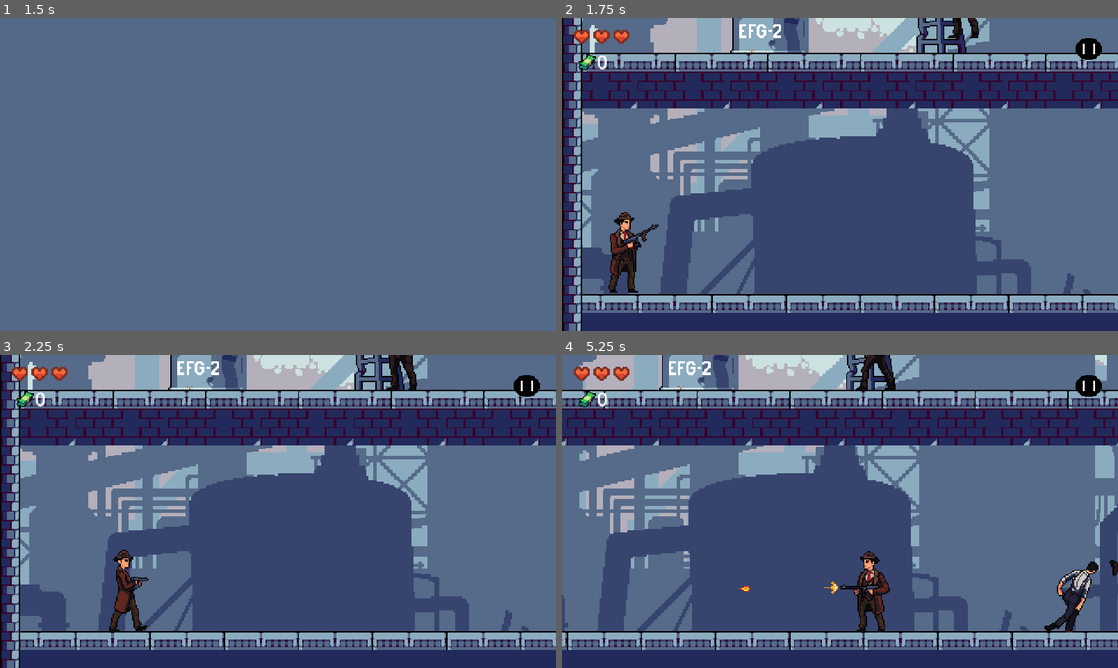
Above: before the commit, frames 1-4 (two rows, left to right).
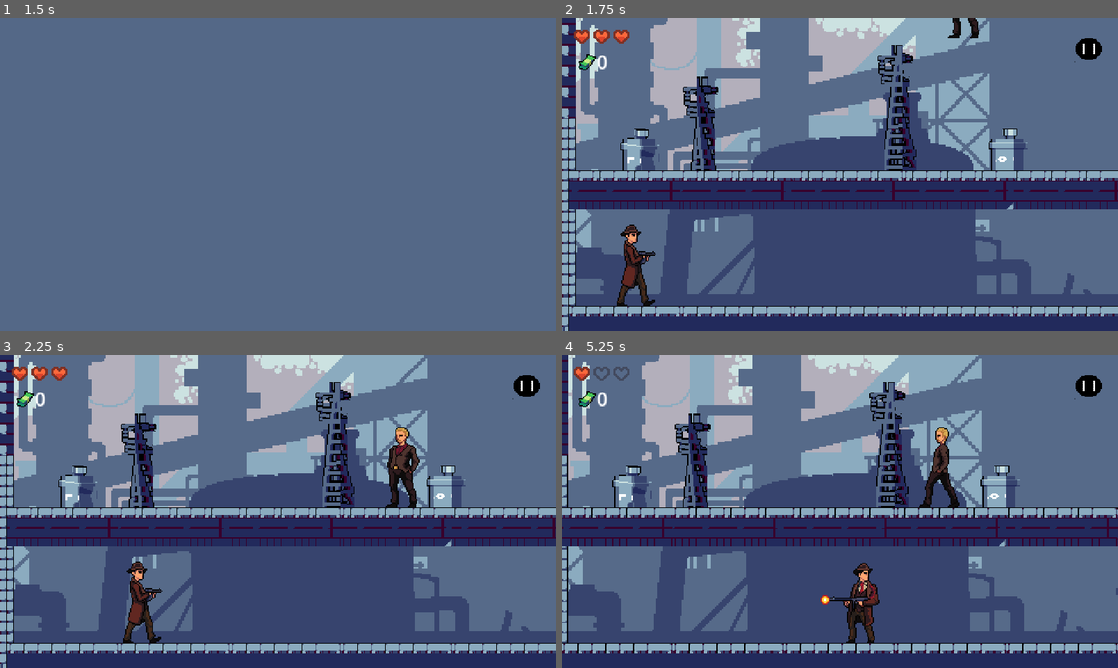
Above: after the commit, the same moments.

Repository: joacko23/GangstasLife
Game: Godot game, scene res://ui/main_menu_screen.tscn
Two runs of this game, one before a commit and one after it. Both use one fixed random seed, a clock stepped at 60 frames per second and the inputs below.
Inputs:
- Up to frame 1 (1.5 s): click "PLAY" at 0.5 s; tap Enter at 1.25 s; hold D (move_right) from 1.28 s (still down); tap L (shoot) at 1.35 s
- Up to frame 2 (1.75 s): keep holding D (move_right); tap Space (jump) at 1.52 s
- Up to frame 3 (2.25 s): keep holding D (move_right); tap Shift (run) at 2.1 s
- Up to frame 4 (5.25 s): tap Space (jump) at 2.27, 3.77, 4.52 s; tap L (shoot) at 2.3, 2.85, 3.6, 4.55, 5.1 s; release D (move_right) at 2.78 s; hold A (move_left) 2.78-3.53 s; hold D (move_right) 3.53-5.03 s; hold Shift (run) 4.28-5.03 s; hold A (move_left) from 5.03 s (still down)

Frame 1 is identical in both runs. In frame 2, 42% of the frame differs, in the area x 0-100%, y 0-100%; in frame 3, 43%; in frame 4, 63%, in the area x 0-100%, y 0-96%.

Commit message:
maquina de estados en enemigo con disparo

Diff:
--- a/audio/audio_controller.gd
+++ b/audio/audio_controller.gd
@@ -37,6 +37,7 @@
 
 func play_death():
 	if not mute:
+		stop_walk()
 		$Death.play()
 
 
--- a/enemies/gangsta1/enemy_gangsta1.gd
+++ b/enemies/gangsta1/enemy_gangsta1.gd
@@ -10,11 +10,10 @@
 
 @onready var animated_sprite_2d = $AnimatedSprite2D
 @onready var timer = $Timer
+@onready var state_machine = $StateMachine
 
 var gravity = ProjectSettings.get_setting("physics/2d/default_gravity")
 
-enum State { Idle, Walk }
-var current_state : State
 var direction : Vector2 = Vector2.LEFT
 var number_of_points : int
 var point_positions : Array[Vector2]
@@ -35,61 +34,18 @@
 		print("No patrol points")
 
 	timer.wait_time = wait_time
-	current_state = State.Idle
 
 func _physics_process(delta : float):
 	enemy_gravity(delta)
-	enemy_idle(delta)
-	enemy_walk(delta)
-
 	move_and_slide()
 
-	enemy_animations()
 
 func enemy_gravity(delta : float):
 	velocity.y += gravity * delta
 
-func enemy_idle(delta : float):
-	if !can_walk:
-		velocity.x = move_toward(velocity.x, 0, speed)
-		current_state = State.Idle
-
-func enemy_walk(delta : float):
-	if !can_walk:
-		return
-
-	if abs(position.x - current_point.x) > 0.5:
-		velocity.x = direction.x * speed * delta
-		current_state = State.Walk
-	else:
-		current_point_position += 1
-
-		if current_point_position >= number_of_points:
-			current_point_position = 0
-
-		current_point = point_positions[current_point_position]
-
-		if current_point.x > position.x:
-			direction = Vector2.RIGHT
-		else :
-			direction = Vector2.LEFT
-
-		animated_sprite_2d.flip_h = - direction.x > 0
-		can_walk = false
-		timer.start()
-
 
 func get_damage_amount() -> int:
 	return demage_amount
-
-
-
-func enemy_animations():
-	# Cambia la animación según el estado actual
-	if current_state == State.Idle && !can_walk:
-		animated_sprite_2d.play("idle")
-	elif current_state == State.Walk && can_walk:
-		animated_sprite_2d.play("walk")
 
 
 func _on_timer_timeout():
@@ -104,23 +60,33 @@
 		print("Health amount: ", health_amount)
 
 		if health_amount <= 0:
-			 # Instanciar el efecto de muerte
-			var enemy_death_effect_instance = enemy_death_effect.instantiate() as Node2D
+			enemy_die()
+		else:
+			state_machine.transition_to("hurt")
 
-			 # Usar la posición global del enemigo justo antes de eliminarlo
-			enemy_death_effect_instance.global_position = global_position
+func enemy_die():
+	 # Instanciar el efecto de muerte
+	var enemy_death_effect_instance = enemy_death_effect.instantiate() as Node2D
 
-			# Ajustar la posición en el eje Y para que coincida con el AnimatedSprite2D
-			enemy_death_effect_instance.position.y = animated_sprite_2d.global_position.y
+	# Usar la posición global del enemigo justo antes de eliminarlo
+	enemy_death_effect_instance.global_position = global_position
 
-			# Hacer que el efecto de muerte se vea en la misma dirección que el enemigo
-			if animated_sprite_2d.flip_h:
-				enemy_death_effect_instance.scale.x = -abs(enemy_death_effect_instance.scale.x)  # Girar el efecto a la izquierda
-			else:
-				enemy_death_effect_instance.scale.x = abs(enemy_death_effect_instance.scale.x)   # Girar el efecto a la derecha
+	# Ajustar la posición en el eje Y para que coincida con el AnimatedSprite2D
+	enemy_death_effect_instance.position.y = animated_sprite_2d.global_position.y
 
-			# Añadir el efecto de muerte al mismo padre del enemigo
-			get_parent().add_child(enemy_death_effect_instance)
+	# Hacer que el efecto de muerte se vea en la misma dirección que el enemigo
+	if animated_sprite_2d.flip_h:
+		enemy_death_effect_instance.scale.x = -abs(enemy_death_effect_instance.scale.x)  # Girar el efecto a la izquierda
+	else:
+		enemy_death_effect_instance.scale.x = abs(enemy_death_effect_instance.scale.x)   # Girar el efecto a la derecha
 
-			# Eliminar al enemigo
-			queue_free()
+	# Añadir el efecto de muerte al mismo padre del enemigo
+	get_parent().add_child(enemy_death_effect_instance)
+
+	# Eliminar al enemigo
+	queue_free()
+
+
+func _on_shoot_range_body_entered(body):
+	if body.is_in_group("Player"):
+		$StateMachine.transition_to("shoot")
--- a/enemies/gangsta1/enemy_gangsta1.tscn
+++ b/enemies/gangsta1/enemy_gangsta1.tscn
@@ -1,8 +1,31 @@
-[gd_scene load_steps=31 format=3 uid="uid://crruqy5ve7qd1"]
+[gd_scene load_steps=55 format=3 uid="uid://crruqy5ve7qd1"]
 
 [ext_resource type="Script" path="res://enemies/gangsta1/enemy_gangsta1.gd" id="1_b1b1x"]
 [ext_resource type="Texture2D" uid="uid://bupyq5j1ykgf2" path="res://enemies/gangsta1/Idle_2.png" id="1_y25fh"]
+[ext_resource type="Texture2D" uid="uid://dvovfdmnwbad3" path="res://enemies/gangsta1/Hurt.png" id="2_cmuep"]
 [ext_resource type="Texture2D" uid="uid://b17khg5np5koj" path="res://enemies/gangsta1/Walk.png" id="2_p8afu"]
+[ext_resource type="Texture2D" uid="uid://pmsjm4p8uka" path="res://enemies/gangsta1/Shot.png" id="3_u5n0y"]
+[ext_resource type="Script" path="res://scripts/state_machine/node_fiinite_state_machine.gd" id="5_i4cx0"]
+[ext_resource type="Script" path="res://enemies/gangsta1/enemy_states/idle_state.gd" id="6_dbwff"]
+[ext_resource type="Script" path="res://enemies/gangsta1/enemy_states/walk_state.gd" id="7_bt3by"]
+[ext_resource type="Script" path="res://enemies/gangsta1/enemy_states/hurt_state.gd" id="9_4g7sh"]
+[ext_resource type="Script" path="res://enemies/gangsta1/enemy_states/shoot_state.gd" id="10_vh31b"]
+
+[sub_resource type="AtlasTexture" id="AtlasTexture_3gmny"]
+atlas = ExtResource("2_cmuep")
+region = Rect2(0, 0, 128, 128)
+
+[sub_resource type="AtlasTexture" id="AtlasTexture_nsu44"]
+atlas = ExtResource("2_cmuep")
+region = Rect2(128, 0, 128, 128)
+
+[sub_resource type="AtlasTexture" id="AtlasTexture_mmjre"]
+atlas = ExtResource("2_cmuep")
+region = Rect2(256, 0, 128, 128)
+
+[sub_resource type="AtlasTexture" id="AtlasTexture_3j1ct"]
+atlas = ExtResource("2_cmuep")
+region = Rect2(384, 0, 128, 128)
 
 [sub_resource type="AtlasTexture" id="AtlasTexture_ubdyp"]
 atlas = ExtResource("1_y25fh")
@@ -59,6 +82,54 @@
 [sub_resource type="AtlasTexture" id="AtlasTexture_dhkft"]
 atlas = ExtResource("1_y25fh")
 region = Rect2(1664, 0, 128, 128)
+
+[sub_resource type="AtlasTexture" id="AtlasTexture_jiqdu"]
+atlas = ExtResource("3_u5n0y")
+region = Rect2(0, 0, 128, 128)
+
+[sub_resource type="AtlasTexture" id="AtlasTexture_5csj5"]
+atlas = ExtResource("3_u5n0y")
+region = Rect2(128, 0, 128, 128)
+
+[sub_resource type="AtlasTexture" id="AtlasTexture_inthx"]
+atlas = ExtResource("3_u5n0y")
+region = Rect2(256, 0, 128, 128)
+
+[sub_resource type="AtlasTexture" id="AtlasTexture_kduaf"]
+atlas = ExtResource("3_u5n0y")
+region = Rect2(384, 0, 128, 128)
+
+[sub_resource type="AtlasTexture" id="AtlasTexture_k32g2"]
+atlas = ExtResource("3_u5n0y")
+region = Rect2(512, 0, 128, 128)
+
+[sub_resource type="AtlasTexture" id="AtlasTexture_pbeje"]
+atlas = ExtResource("3_u5n0y")
+region = Rect2(640, 0, 128, 128)
+
+[sub_resource type="AtlasTexture" id="AtlasTexture_2w1o0"]
+atlas = ExtResource("3_u5n0y")
+region = Rect2(768, 0, 128, 128)
+
+[sub_resource type="AtlasTexture" id="AtlasTexture_u5xhf"]
+atlas = ExtResource("3_u5n0y")
+region = Rect2(896, 0, 128, 128)
+
+[sub_resource type="AtlasTexture" id="AtlasTexture_wy4iy"]
+atlas = ExtResource("3_u5n0y")
+region = Rect2(1024, 0, 128, 128)
+
+[sub_resource type="AtlasTexture" id="AtlasTexture_yi35j"]
+atlas = ExtResource("3_u5n0y")
+region = Rect2(1152, 0, 128, 128)
+
+[sub_resource type="AtlasTexture" id="AtlasTexture_qbjd3"]
+atlas = ExtResource("3_u5n0y")
+region = Rect2(1280, 0, 128, 128)
+
+[sub_resource type="AtlasTexture" id="AtlasTexture_ophsf"]
+atlas = ExtResource("3_u5n0y")
+region = Rect2(1408, 0, 128, 128)
 
 [sub_resource type="AtlasTexture" id="AtlasTexture_w0265"]
 atlas = ExtResource("2_p8afu")
@@ -109,6 +180,23 @@
 }, {
 "frames": [{
 "duration": 1.0,
+"texture": SubResource("AtlasTexture_3gmny")
+}, {
+"duration": 1.0,
+"texture": SubResource("AtlasTexture_nsu44")
+}, {
+"duration": 1.0,
+"texture": SubResource("AtlasTexture_mmjre")
+}, {
+"duration": 1.0,
+"texture": SubResource("AtlasTexture_3j1ct")
+}],
+"loop": false,
+"name": &"hurt",
+"speed": 10.0
+}, {
+"frames": [{
+"duration": 1.0,
 "texture": SubResource("AtlasTexture_ubdyp")
 }, {
 "duration": 1.0,
@@ -153,6 +241,47 @@
 "loop": true,
 "name": &"idle",
 "speed": 10.0
+}, {
+"frames": [{
+"duration": 1.0,
+"texture": SubResource("AtlasTexture_jiqdu")
+}, {
+"duration": 1.0,
+"texture": SubResource("AtlasTexture_5csj5")
+}, {
+"duration": 1.0,
+"texture": SubResource("AtlasTexture_inthx")
+}, {
+"duration": 1.0,
+"texture": SubResource("AtlasTexture_kduaf")
+}, {
+"duration": 1.0,
+"texture": SubResource("AtlasTexture_k32g2")
+}, {
+"duration": 1.0,
+"texture": SubResource("AtlasTexture_pbeje")
+}, {
+"duration": 1.0,
+"texture": SubResource("AtlasTexture_2w1o0")
+}, {
+"duration": 1.0,
+"texture": SubResource("AtlasTexture_u5xhf")
+}, {
+"duration": 1.0,
+"texture": SubResource("AtlasTexture_wy4iy")
+}, {
+"duration": 1.0,
+"texture": SubResource("AtlasTexture_yi35j")
+}, {
+"duration": 1.0,
+"texture": SubResource("AtlasTexture_qbjd3")
+}, {
+"duration": 1.0,
+"texture": SubResource("AtlasTexture_ophsf")
+}],
+"loop": true,
+"name": &"shoot",
+"speed": 12.0
 }, {
 "frames": [{
 "duration": 1.0,
@@ -197,6 +326,9 @@
 [sub_resource type="CapsuleShape2D" id="CapsuleShape2D_u8nb7"]
 height = 72.0
 
+[sub_resource type="RectangleShape2D" id="RectangleShape2D_fejj8"]
+size = Vector2(560.75, 85.5)
+
 [node name="EnemyGangsta" type="CharacterBody2D" groups=["Enemy"]]
 collision_layer = 4
 collision_mask = 3
@@ -205,10 +337,8 @@
 [node name="AnimatedSprite2D" type="AnimatedSprite2D" parent="."]
 position = Vector2(0, -64)
 sprite_frames = SubResource("SpriteFrames_veppa")
-animation = &"walk"
+animation = &"hurt"
 autoplay = "idle"
-frame = 2
-frame_progress = 0.0120695
 flip_h = true
 
 [node name="CollisionShape2D" type="CollisionShape2D" parent="."]
@@ -221,12 +351,59 @@
 
 [node name="Hurtbox" type="Area2D" parent="."]
 collision_layer = 4
-collision_mask = 2
+collision_mask = 256
 
 [node name="CollisionShape2D" type="CollisionShape2D" parent="Hurtbox"]
 position = Vector2(0, -32)
 shape = SubResource("CapsuleShape2D_u8nb7")
 debug_color = Color(0.662745, 0.0784314, 0.0862745, 0.419608)
 
+[node name="Muzzle" type="Marker2D" parent="."]
+position = Vector2(-42, -56)
+
+[node name="ShootRange" type="Area2D" parent="."]
+collision_layer = 8
+collision_mask = 2
+
+[node name="CollisionShape2D" type="CollisionShape2D" parent="ShootRange"]
+position = Vector2(0, -32)
+shape = SubResource("RectangleShape2D_fejj8")
+debug_color = Color(0.658441, 0.511831, 0.170918, 0.42)
+
+[node name="StateMachine" type="Node" parent="." node_paths=PackedStringArray("initial_node_state")]
+script = ExtResource("5_i4cx0")
+initial_node_state = NodePath("idle")
+
+[node name="idle" type="Node" parent="StateMachine" node_paths=PackedStringArray("character_body_2d", "animated_sprite_2d")]
+script = ExtResource("6_dbwff")
+character_body_2d = NodePath("../..")
+animated_sprite_2d = NodePath("../../AnimatedSprite2D")
+
+[node name="walk" type="Node" parent="StateMachine" node_paths=PackedStringArray("character_body_2d", "animated_sprite_2d", "timer")]
+script = ExtResource("7_bt3by")
+character_body_2d = NodePath("../..")
+animated_sprite_2d = NodePath("../../AnimatedSprite2D")
+timer = NodePath("../../Timer")
+
+[node name="hurt" type="Node" parent="StateMachine" node_paths=PackedStringArray("character_body_2d", "animated_sprite_2d")]
+script = ExtResource("9_4g7sh")
+character_body_2d = NodePath("../..")
+animated_sprite_2d = NodePath("../../AnimatedSprite2D")
+
+[node name="Timer" type="Timer" parent="StateMachine/hurt"]
+wait_time = 0.5
+
+[node name="shoot" type="Node" parent="StateMachine" node_paths=PackedStringArray("character_body_2d", "animated_sprite_2d", "muzzle", "shoot_cooldown_timer")]
+script = ExtResource("10_vh31b")
+character_body_2d = NodePath("../..")
+animated_sprite_2d = NodePath("../../AnimatedSprite2D")
+muzzle = NodePath("../../Muzzle")
+shoot_cooldown_timer = NodePath("Timer")
+
+[node name="Timer" type="Timer" parent="StateMachine/shoot"]
+
 [connection signal="timeout" from="Timer" to="." method="_on_timer_timeout"]
 [connection signal="area_entered" from="Hurtbox" to="." method="_on_hurtbox_area_entered"]
+[connection signal="body_entered" from="ShootRange" to="." method="_on_shoot_range_body_entered"]
+[connection signal="timeout" from="StateMachine/hurt/Timer" to="StateMachine/hurt" method="_on_timer_timeout"]
+[connection signal="timeout" from="StateMachine/shoot/Timer" to="StateMachine/shoot" method="_on_timer_timeout"]
--- /dev/null
+++ b/enemies/gangsta1/enemy_states/hurt_state.gd
@@ -0,0 +1,23 @@
+extends NodeState
+
+@export var character_body_2d : CharacterBody2D
+@export var animated_sprite_2d : AnimatedSprite2D
+@onready var timer = $Timer
+
+
+func enter():
+	# Reproduce la animación de daño
+	animated_sprite_2d.play("hurt")
+
+	# Detiene el movimiento
+	character_body_2d.velocity.x = 0
+
+	# Inicia un pequeño tiempo antes de volver al estado idle o walk
+	timer.start()
+
+func _on_timer_timeout():
+	transition.emit("walk")
+
+func exit():
+	# Opcional: detener animación
+	animated_sprite_2d.stop()
--- /dev/null
+++ b/enemies/gangsta1/enemy_states/idle_state.gd
@@ -0,0 +1,25 @@
+extends NodeState
+
+@export var character_body_2d : CharacterBody2D
+@export var animated_sprite_2d : AnimatedSprite2D
+
+func on_process(delta : float):
+	pass
+
+func on_physics_process(delta :float):
+	#Transicion a walk
+	if character_body_2d.can_walk:
+		transition.emit("walk")
+
+	#Transicion a shoot
+	var player = get_tree().get_first_node_in_group("Player")
+	if player and character_body_2d.get_node("ShootRange").get_overlapping_bodies().has(player):
+		transition.emit("shoot")
+
+func enter():
+	character_body_2d.velocity.x = 0
+	animated_sprite_2d.play("idle")
+
+
+func exit():
+	animated_sprite_2d.stop()
--- /dev/null
+++ b/enemies/gangsta1/enemy_states/shoot_state.gd
@@ -0,0 +1,82 @@
+extends NodeState
+
+@export var character_body_2d: CharacterBody2D
+@export var animated_sprite_2d: AnimatedSprite2D
+@export var muzzle: Marker2D
+@export var shoot_cooldown_timer: Timer
+
+var bullet_scene := preload("res://player/bullet.tscn")
+var player: Node2D = null
+var detection_area: Area2D = null
+
+func enter():
+	print("Entrando al estado SHOOT")
+	player = get_tree().get_first_node_in_group("Player")
+	detection_area = character_body_2d.get_node("ShootRange")
+
+	if player == null or detection_area == null:
+		transition.emit("idle")
+		return
+
+	# Detener movimiento horizontal
+	character_body_2d.velocity.x = 0
+
+	# Determinar dirección hacia el jugador
+	_update_direction()
+
+	# Comenzar a disparar si puede
+	if shoot_cooldown_timer.is_stopped():
+		animated_sprite_2d.play("shoot")
+		_disparar_bala()
+		shoot_cooldown_timer.start()
+
+func on_physics_process(_delta: float) -> void:
+	if player == null or detection_area == null:
+		transition.emit("idle")
+		return
+
+	# Si el jugador salió del área de disparo
+	if not detection_area.get_overlapping_bodies().has(player):
+		print("Jugador salió del rango")
+		transition.emit("idle")
+		return
+
+	# Actualizar dirección mientras el jugador está en rango
+	_update_direction()
+
+
+func _update_direction():
+	if player.global_position.x < character_body_2d.global_position.x:
+		animated_sprite_2d.flip_h = true
+		muzzle.position.x = -abs(muzzle.position.x)
+	else:
+		animated_sprite_2d.flip_h = false
+		muzzle.position.x = abs(muzzle.position.x)
+
+func _disparar_bala():
+	print("Disparando bala")
+	var bullet_instance = bullet_scene.instantiate()
+
+	# Establecer dirección según flip
+	bullet_instance.direction = -1 if animated_sprite_2d.flip_h else 1
+
+	# Posicionar la bala en el muzzle
+	bullet_instance.global_position = muzzle.global_position
+
+	# Agregar la bala a la escena
+	character_body_2d.get_parent().add_child(bullet_instance)
+
+func exit():
+	print("Saliendo del estado SHOOT")
+	animated_sprite_2d.stop()
+
+
+
+func _on_timer_timeout():
+	# Solo volver a disparar si sigue en el estado shoot
+	if player and detection_area.get_overlapping_bodies().has(player):
+		animated_sprite_2d.play("shoot")
+		_disparar_bala()
+		shoot_cooldown_timer.start()
+	else:
+		transition.emit("idle")
--- /dev/null
+++ b/enemies/gangsta1/enemy_states/walk_state.gd
@@ -0,0 +1,31 @@
+extends NodeState
+
+@export var character_body_2d : CharacterBody2D
+@export var animated_sprite_2d : AnimatedSprite2D
+@export var timer : Timer
+
+var direction := Vector2.LEFT
+
+func enter():
+	animated_sprite_2d.play("walk")
+
+func on_physics_process(delta):
+	var enemy = character_body_2d
+	var target_point = enemy.point_positions[enemy.current_point_position]
+
+	if abs(enemy.position.x - target_point.x) > 0.5:
+		enemy.velocity.x = direction.x * enemy.speed * delta
+	else:
+		enemy.current_point_position += 1
+		if enemy.current_point_position >= enemy.number_of_points:
+			enemy.current_point_position = 0
+
+		var next_point = enemy.point_positions[enemy.current_point_position]
+		direction = Vector2.RIGHT if next_point.x > enemy.position.x else Vector2.LEFT
+		animated_sprite_2d.flip_h = -direction.x > 0
+
+		enemy.velocity.x = 0
+		enemy.can_walk = false
+		timer.start()
+
+		transition.emit("idle")
--- a/enemies/gangsta2/gangsta_2.tscn
+++ b/enemies/gangsta2/gangsta_2.tscn
@@ -196,7 +196,7 @@
 
 [node name="HurtBox" type="Area2D" parent="."]
 collision_layer = 4
-collision_mask = 2
+collision_mask = 256
 
 [node name="CollisionShape2D" type="CollisionShape2D" parent="HurtBox"]
 position = Vector2(0, -40)
--- a/levels/base_level.tscn
+++ b/levels/base_level.tscn
@@ -1348,6 +1348,7 @@
 3:2/0/physics_layer_0/angular_velocity = 0.0
 
 [sub_resource type="TileSet" id="TileSet_hqnoq"]
+tile_size = Vector2i(6, 9)
 physics_layer_0/collision_layer = 1
 sources/0 = SubResource("TileSetAtlasSource_v2jch")
 sources/1 = SubResource("TileSetAtlasSource_m175c")
--- a/levels/door/door.tscn
+++ b/levels/door/door.tscn
@@ -4,7 +4,7 @@
 [ext_resource type="Texture2D" uid="uid://ctgwrtdfoxppo" path="res://levels/door/pixil-frame-0 (3).png" id="2_3qqqi"]
 
 [sub_resource type="RectangleShape2D" id="RectangleShape2D_p4asn"]
-size = Vector2(38, 112)
+size = Vector2(46, 112)
 
 [node name="Door" type="Node2D"]
 position = Vector2(880, 1232)
@@ -20,7 +20,7 @@
 collision_mask = 2
 
 [node name="CollisionShape2D" type="CollisionShape2D" parent="Sprite2D/ExitArea2D"]
-position = Vector2(853, 1264)
+position = Vector2(849, 1264)
 shape = SubResource("RectangleShape2D_p4asn")
 debug_color = Color(0.831696, 0.342619, 0.501768, 0.42)
 
--- a/levels/level_1.tscn
+++ b/levels/level_1.tscn
@@ -7,7 +7,6 @@
 [ext_resource type="PackedScene" uid="uid://bkguac4rj6dyt" path="res://pickups/health_pickup/health_pickup.tscn" id="4_wp5xl"]
 [ext_resource type="PackedScene" uid="uid://cj5pcs1brgfi3" path="res://collectibles/money/money.tscn" id="5_emumh"]
 [ext_resource type="PackedScene" uid="uid://2up4sike65k3" path="res://levels/door/door.tscn" id="7_53sl0"]
-[ext_resource type="PackedScene" uid="uid://dp68vnlte7rdn" path="res://enemies/gangsta2/gangsta_2.tscn" id="8_ymjnb"]
 
 [sub_resource type="RectangleShape2D" id="RectangleShape2D_ujo45"]
 size = Vector2(3466, 20)
@@ -42,7 +41,7 @@
 
 [node name="EnemyGangsta2" parent="Enemies" index="1" node_paths=PackedStringArray("patrol_points") instance=ExtResource("3_pwtgr")]
 position = Vector2(2992, -256)
-patrol_points = NodePath("../EnemyGangsta/PatrolPoints")
+patrol_points = NodePath("PatrolPoints")
 
 [node name="PatrolPoints" type="Node2D" parent="Enemies/EnemyGangsta2" index="3"]
 
@@ -137,8 +136,5 @@
 position = Vector2(4247, 992)
 next_scene = "Level2"
 
-[node name="BaseEnemy" parent="." index="10" instance=ExtResource("8_ymjnb")]
-position = Vector2(501, -68)
-
+[connection signal="body_entered" from="Floor/Floor" to="Player" method="_on_area_2d_body_entered"]
 [connection signal="body_entered" from="Floor/Floor" to="Player" method="_on_floor_body_entered"]
-[connection signal="body_entered" from="Floor/Floor" to="Player" method="_on_area_2d_body_entered"]
--- a/player/bullet.tscn
+++ b/player/bullet.tscn
@@ -60,8 +60,8 @@
 autostart = true
 
 [node name="Hitbox" type="Area2D" parent="."]
-collision_layer = 2
-collision_mask = 5
+collision_layer = 256
+collision_mask = 7
 
 [node name="CollisionShape2D" type="CollisionShape2D" parent="Hitbox"]
 position = Vector2(1, 1)
--- a/player/player.gd
+++ b/player/player.gd
@@ -203,23 +203,21 @@
 	HealthManager.reset_health()
 	queue_free()
 
-func _on_hurt_box_body_entered(body: Node2D):
-	if body.is_in_group("Enemy"):
-		AudioController.play_hurt()
-		if body.has_method("get_damage_amount"):  # Verificar si tiene el método
-			var damage = body.get_damage_amount()
-			print("Enemy entered, Damage Amount: ", damage)
-			current_state = State.Hurt
-			HealthManager.decrease_health(damage)
-		else:
-			print("Enemy does not have get_damage_amount method!")
-
-	if HealthManager.current_health == 0:
-		player_death()
-
-
-
 
 func _on_floor_body_entered(body):
 	if body.is_in_group("Player"):
 		player_death()
+
+
+func _on_hurt_box_area_entered(area):
+	if area.get_parent().has_method("get_damage_amount"):
+		AudioController.play_hurt()
+		var node = area.get_parent() as Node
+		var damage = node.damage_amount
+		current_state = State.Hurt
+		HealthManager.decrease_health(damage)
+	else:
+		print("Enemy does not have get_damage_amount method!")
+
+	if HealthManager.current_health == 0:
+		player_death()
--- a/player/player.tscn
+++ b/player/player.tscn
@@ -424,7 +424,7 @@
 
 [node name="HurtBox" type="Area2D" parent="."]
 collision_layer = 2
-collision_mask = 4
+collision_mask = 256
 
 [node name="CollisionShape2D" type="CollisionShape2D" parent="HurtBox"]
 position = Vector2(-7, -35)
@@ -432,4 +432,4 @@
 debug_color = Color(0.582097, 0.0890074, 0.282459, 0.42)
 
 [connection signal="animation_finished" from="AnimatedSprite2D" to="." method="_on_animated_sprite_2d_animation_finished"]
-[connection signal="body_entered" from="HurtBox" to="." method="_on_hurt_box_body_entered"]
+[connection signal="area_entered" from="HurtBox" to="." method="_on_hurt_box_area_entered"]
--- a/project.godot
+++ b/project.godot
@@ -72,6 +72,7 @@
 2d_physics/layer_6="COLLECTIBLES"
 2d_physics/layer_7="DOORS"
 2d_physics/layer_8="FLOOR"
+2d_physics/layer_9="BULLET"
 
 [rendering]
 
--- a/scripts/state_machine/node_fiinite_state_machine.gd
+++ b/scripts/state_machine/node_fiinite_state_machine.gd
@@ -1,26 +1,34 @@
 class_name NodeFiniteStateMachine
 extends Node
 
+#Asignar el estado inicial
 @export var initial_node_state: NodeState
+#Estados disponibles, clave:nombre en minuscula, valor nodo del tipo NodeState
 var node_state: Dictionary = {}
+#Estado actual activo
 var current_node_state: NodeState = null
+#Nombre en texto del estado actual
 var current_node_state_name: String = ""
 
 func _ready() -> void:
-	# Registrar estados
+	# Busca y registra un estado hijo con texto
 	for child in get_children():
 		if child is NodeState:
 			node_state[child.name.to_lower()] = child
+			#Conecta la señal transition con la función transition_to para permitir transiciones automáticas entre estados.
+			child.transition.connect(transition_to)
 
 	# Configurar el estado inicial
 	if initial_node_state:
 		transition_to(initial_node_state.name.to_lower())
+	#Si no hay estado inicial toma el primero del diccionario
 	else:
 		if node_state.size() > 0:
 			transition_to(node_state.keys()[0])
 		else:
 			print("No hay estados disponibles en la máquina de estados.")
 
+#Llama al método on_process() del estado activo
 func _process(delta: float) -> void:
 	if current_node_state:
 		current_node_state.on_process(delta)
@@ -29,6 +37,7 @@
 	if current_node_state:
 		current_node_state.on_physics_process(delta)
 
+#Cambia el estado actual a otro estado con el nombre que se le pasa.
 func transition_to(node_state_name: String) -> void:
 	# Si ya estamos en este estado, no hacemos nada
 	if current_node_state and current_node_state.name.to_lower() == node_state_name.to_lower():
--- a/scripts/state_machine/node_state.gd
+++ b/scripts/state_machine/node_state.gd
@@ -1,6 +1,7 @@
 class_name NodeState
 extends Node
 
+signal transition
 
 func on_process(delta : float):
 	pass
Binary file added: enemies/gangsta1/Hurt.png
Not shown, added: enemies/gangsta1/Hurt.png.import
Binary file added: enemies/gangsta1/Shot.png
Not shown, added: enemies/gangsta1/Shot.png.import
Not shown: 1 places in levels/level_1.tscn that only renumber resources
